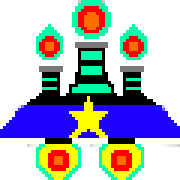
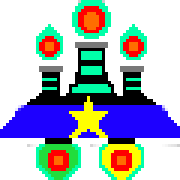
The second 180 x 180 image is a revision of the first. Changes to its layers:
painted on "背景" over [39, 144, 78, 180]
